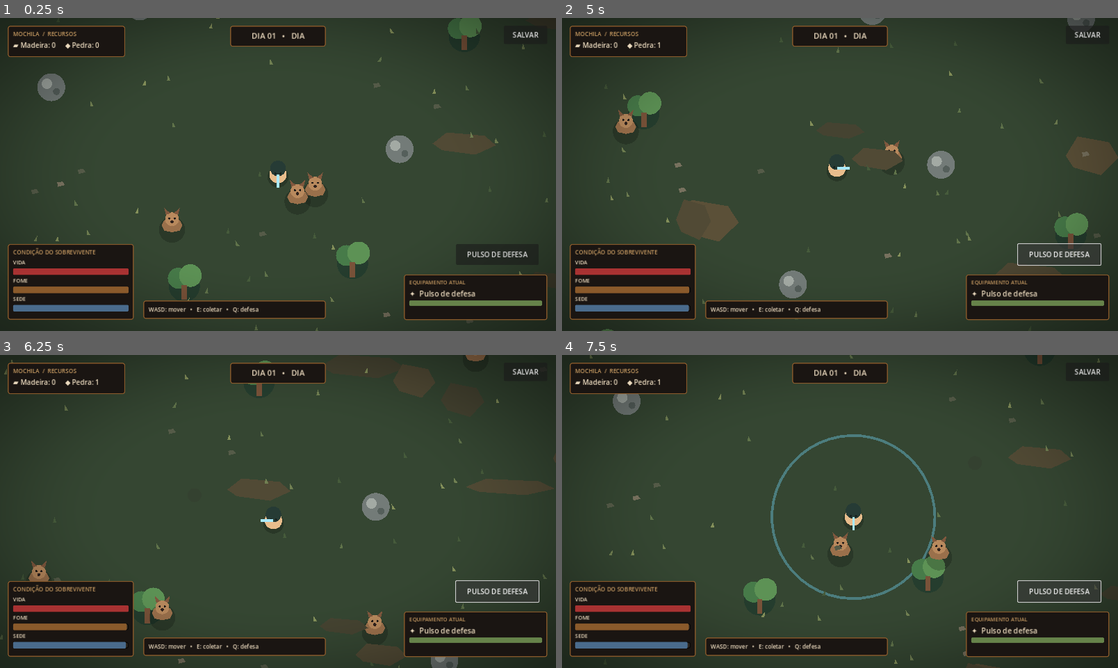
Above: before the commit, frames 1-4 (two rows, left to right).
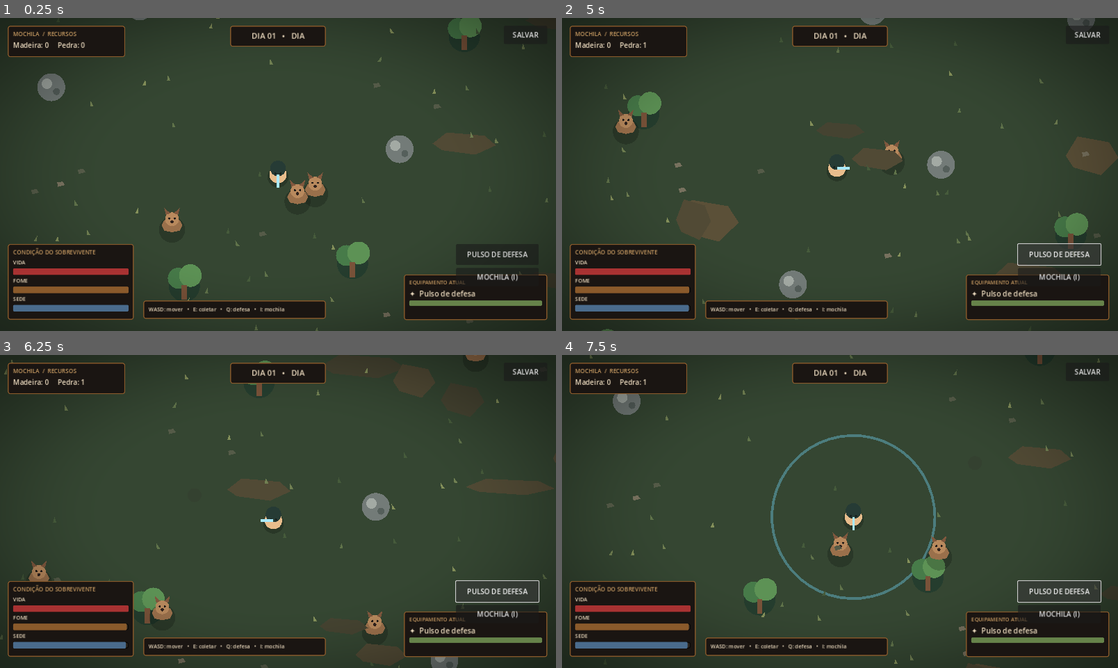
Above: after the commit, the same moments.

Repository: vanessaarcelino13-blip/Jogo-sobreviv-ncia-
Game: Godot game, scene res://scenes/main.tscn
Two runs of this game, one before a commit and one after it. Both use one fixed random seed, a clock stepped at 60 frames per second and the inputs below.
Inputs (mouse positions are in pixels of both pictures, inside the frame that each line leads up to):
- Up to frame 1 (0.25 s): no input
- Up to frame 2 (5 s): click (1056, 277) at 0.5 s, where only the run after the commit has a clickable "MOCHILA (I)"; click (895, 83) at 1.25 s, where only the run after the commit has a clickable "FECHAR"; click "PULSO DE DEFESA" at 2 s; hold D (move_right) 2.78-3.53 s; hold Q (defend) 2.78-3.53 s; hold S (move_down) 3.53-4.28 s; tap E (interact) at 3.6 s; hold D (move_right) from 4.28 s (still down); hold Q (defend) from 4.28 s (still down)
- Up to frame 3 (6.25 s): release D (move_right) at 5.03 s; release Q (defend) at 5.03 s; hold W (move_up) 5.03-5.78 s; tap E (interact) at 5.1 s; hold A (move_left) from 5.78 s (still down); hold Q (defend) from 5.78 s (still down)
- Up to frame 4 (7.5 s): release Q (defend) at 6.53 s; tap E (interact) at 6.6 s; release A (move_left) at 7.28 s; hold S (move_down) from 7.28 s (still down); hold Q (defend) from 7.28 s (still down)

The runs differ from the first frame. In frame 1, 0.5% of the frame differs, in the area x 2-97%, y 7-95%; in frame 2, 0.7%; in frame 3, 0.5%; in frame 4, 0.5%.

Commit message:
Add inventory grid and crafting interface

Diff:
--- a/scripts/main.gd
+++ b/scripts/main.gd
@@ -15,6 +15,9 @@
 var day_night_overlay: ColorRect
 var damage_flash: ColorRect
 var vignette_material: ShaderMaterial
+var inventory_panel: PanelContainer
+var inventory_slots: Array[Button] = []
+var inventory_status: Label
 var last_health := 100.0
 var message_timer := 0.0
 
@@ -32,6 +35,10 @@
     _spawn_animals()
     GameManager.stats_changed.connect(_refresh_hud)
     _refresh_hud()
+
+func _unhandled_input(event: InputEvent) -> void:
+    if event.is_action_pressed("open_inventory"):
+        _toggle_inventory()
 
 func _process(delta: float) -> void:
     GameManager.consume_survival(delta)
@@ -53,8 +60,6 @@
     ground.polygon = PackedVector2Array([Vector2(-1800,-1200), Vector2(1800,-1200), Vector2(1800,1200), Vector2(-1800,1200)])
     ground.color = Color("#354632")
     add_child(ground)
-
-    # Camadas de manchas de terra e vegetação criadas no próprio Godot.
     for i in range(170):
         var dirt := Polygon2D.new()
         var w := randf_range(18.0, 55.0)
@@ -64,7 +69,6 @@
         dirt.color = [Color("#514a35"), Color("#454331"), Color("#5b5038")][i % 3]
         dirt.z_index = 1
         add_child(dirt)
-
     for i in range(1500):
         var grass := Polygon2D.new()
         var x := randf_range(-3.0, 3.0)
@@ -73,7 +77,6 @@
         grass.color = [Color("#60734a"), Color("#718052"), Color("#465b3b"), Color("#84905a")][i % 4]
         grass.z_index = 2
         add_child(grass)
-
     for i in range(180):
         var pebble := Polygon2D.new()
         pebble.polygon = PackedVector2Array([Vector2(-3,-1), Vector2(3,-2), Vector2(6,2), Vector2(-2,4)])
@@ -153,8 +156,6 @@
     var hud := CanvasLayer.new()
     hud.layer = 10
     add_child(hud)
-
-    # Vinheta suave nas bordas da tela.
     var vignette := ColorRect.new()
     vignette.set_anchors_and_offsets_preset(Control.PRESET_FULL_RECT)
     vignette.mouse_filter = Control.MOUSE_FILTER_IGNORE
@@ -170,13 +171,12 @@
     COLOR = vec4(cor_borda.rgb, alpha);
 }
 """
-    var vignette_material := ShaderMaterial.new()
-    vignette_material.shader = vignette_shader
-    vignette.material = vignette_material
-    self.vignette_material = vignette_material
+    var vignette_mat := ShaderMaterial.new()
+    vignette_mat.shader = vignette_shader
+    vignette.material = vignette_mat
+    vignette_material = vignette_mat
     hud.add_child(vignette)
 
-    # Escurecimento dinâmico de noite.
     day_night_overlay = ColorRect.new()
     day_night_overlay.set_anchors_and_offsets_preset(Control.PRESET_FULL_RECT)
     day_night_overlay.mouse_filter = Control.MOUSE_FILTER_IGNORE
@@ -192,7 +192,7 @@
     var resources_panel := _make_panel(hud, Vector2(18,18), Vector2(270,72))
     var resources_box := VBoxContainer.new()
     resources_box.add_child(_make_label("MOCHILA  /  RECURSOS", 13, Color("#c69a61")))
-    resource_label = _make_label("▰ Madeira: 0     ◆ Pedra: 0", 16)
+    resource_label = _make_label("Madeira: 0     Pedra: 0", 16)
     resources_box.add_child(resource_label)
     resources_panel.add_child(resources_box)
 
@@ -231,7 +231,7 @@
     equipment_panel.add_child(equipment_box)
 
     var help_panel := _make_panel(hud, Vector2(330,650), Vector2(420,42))
-    help_panel.add_child(_make_label("WASD: mover   •   E: coletar   •   Q: defesa", 13))
+    help_panel.add_child(_make_label("WASD: mover   •   E: coletar   •   Q: defesa   •   I: mochila", 12))
 
     message_label = _make_label("", 18, Color("#f2d8a8"))
     message_label.position = Vector2(390,590)
@@ -252,6 +252,93 @@
     save_button.custom_minimum_size = Vector2(100,42)
     save_button.pressed.connect(_save_game)
     hud.add_child(save_button)
+
+    var inventory_button := Button.new()
+    inventory_button.text = "MOCHILA (I)"
+    inventory_button.position = Vector2(1050,575)
+    inventory_button.custom_minimum_size = Vector2(190,42)
+    inventory_button.pressed.connect(_toggle_inventory)
+    hud.add_child(inventory_button)
+
+    _create_inventory_panel(hud)
+
+func _create_inventory_panel(hud: CanvasLayer) -> void:
+    inventory_panel = PanelContainer.new()
+    inventory_panel.position = Vector2(365, 125)
+    inventory_panel.custom_minimum_size = Vector2(550, 470)
+    inventory_panel.visible = false
+    var style := StyleBoxFlat.new()
+    style.bg_color = Color("#17130f")
+    style.border_color = Color("#b17a3e")
+    style.set_border_width_all(3)
+    style.set_corner_radius_all(8)
+    style.content_margin_left = 16
+    style.content_margin_right = 16
+    style.content_margin_top = 14
+    style.content_margin_bottom = 14
+    inventory_panel.add_theme_stylebox_override("panel", style)
+    hud.add_child(inventory_panel)
+
+    var content := VBoxContainer.new()
+    content.add_theme_constant_override("separation", 10)
+    inventory_panel.add_child(content)
+    var header := HBoxContainer.new()
+    header.add_child(_make_label("MOCHILA  •  20 ESPAÇOS", 20, Color("#d5a15d")))
+    var close_button := Button.new()
+    close_button.text = "FECHAR"
+    close_button.size_flags_horizontal = Control.SIZE_EXPAND_FILL
+    close_button.pressed.connect(_toggle_inventory)
+    header.add_child(close_button)
+    content.add_child(header)
+
+    var grid := GridContainer.new()
+    grid.columns = 5
+    grid.add_theme_constant_override("h_separation", 7)
+    grid.add_theme_constant_override("v_separation", 7)
+    for i in range(GameManager.INVENTORY_CAPACITY):
+        var slot := Button.new()
+        slot.custom_minimum_size = Vector2(88, 62)
+        slot.text = "Vazio"
+        slot.focus_mode = Control.FOCUS_NONE
+        grid.add_child(slot)
+        inventory_slots.append(slot)
+    content.add_child(grid)
+
+    inventory_status = _make_label("Ferramenta equipada: Machado de pedra", 14)
+    content.add_child(inventory_status)
+    var craft_button := Button.new()
+    craft_button.text = "FABRICAR MACHADO DE METAL  •  5 MADEIRAS + 8 PEDRAS"
+    craft_button.custom_minimum_size = Vector2(0, 42)
+    craft_button.pressed.connect(_craft_metal_axe)
+    content.add_child(craft_button)
+    content.add_child(_make_label("Cada machado de metal coleta 5 madeiras por árvore.", 12, Color("#c69a61")))
+
+func _toggle_inventory() -> void:
+    if inventory_panel:
+        inventory_panel.visible = not inventory_panel.visible
+        if inventory_panel.visible:
+            _refresh_inventory_ui()
+
+func _refresh_inventory_ui() -> void:
+    if not inventory_panel:
+        return
+    for i in range(inventory_slots.size()):
+        var slot_data := GameManager.get_inventory_slot(i)
+        if slot_data.is_empty():
+            inventory_slots[i].text = "Vazio"
+        else:
+            var item_id := str(slot_data.get("id", ""))
+            inventory_slots[i].text = "%s\n×%d" % [GameManager.get_item_name(item_id), int(slot_data.get("count", 0))]
+    if inventory_status:
+        inventory_status.text = "Ferramenta equipada: %s" % GameManager.get_item_name(GameManager.equipped_tool)
+
+func _craft_metal_axe() -> void:
+    if GameManager.craft_metal_axe():
+        _show_message("Machado de metal fabricado e equipado!")
+    else:
+        _show_message("Precisa de 5 madeiras e 8 pedras, e espaço na mochila.")
+    _refresh_inventory_ui()
+    _refresh_hud()
 
 func _use_player_pulse() -> void:
     if is_instance_valid(player) and player.has_method("use_pulse"):
@@ -267,7 +354,8 @@
         hunger_bar.value = GameManager.hunger
         thirst_bar.value = GameManager.thirst
     if resource_label:
-        resource_label.text = "▰ Madeira: %d     ◆ Pedra: %d" % [GameManager.wood, GameManager.stone]
+        resource_label.text = "Madeira: %d     Pedra: %d" % [GameManager.wood, GameManager.stone]
+    _refresh_inventory_ui()
 
 func _save_game() -> void:
     GameManager.save_game()
